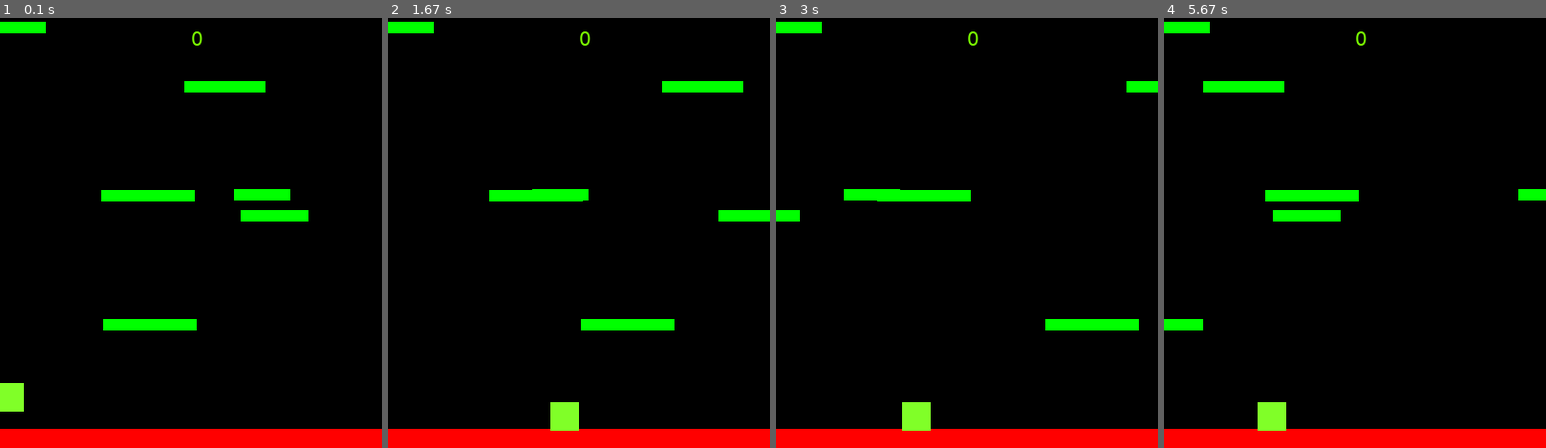
Above: before the commit, frames 1-4 (left to right).
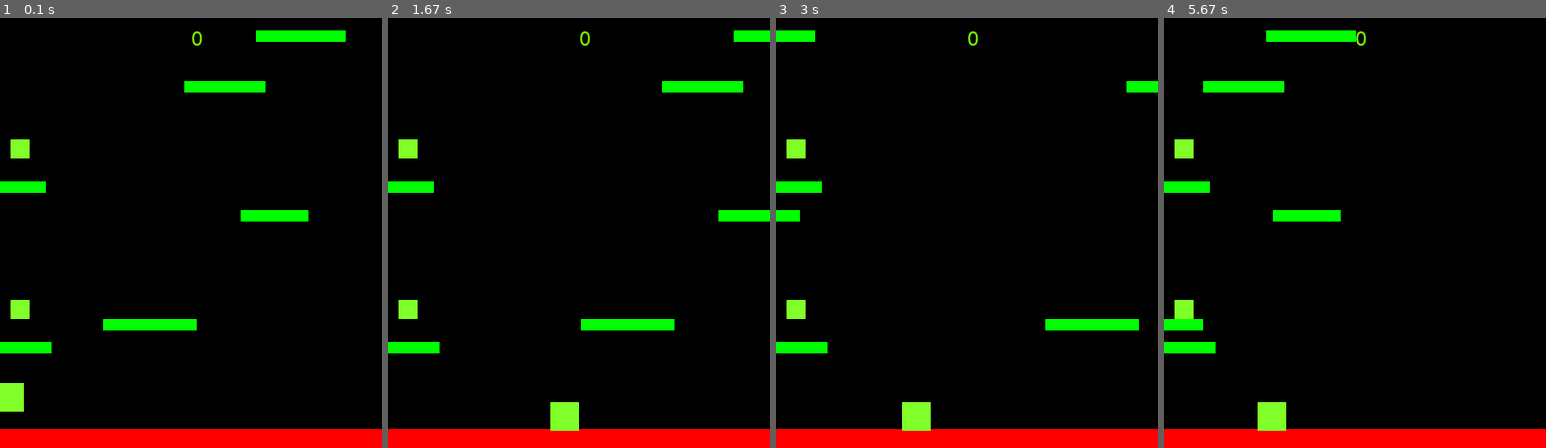
Above: after the commit, the same moments.

Repository: Serio-Programming/Pygame-Tutorials
Game: pygame game, started from CodersLegacy Platformer Tutorial/Platformer_Tutorial.py
Same seed, same stepped clock (60 frames per second), same inputs: the game is played once before the commit and once after it.
Inputs:
- Up to frame 1 (0.1 s): no input
- Up to frame 2 (1.67 s): hold Right 0.33-0.8 s; hold Right 0.83-1.3 s; hold Left from 1.33 s (still down)
- Up to frame 3 (3 s): release Left at 1.87 s; hold Left 1.9-2.3 s; hold Right 2.33-2.97 s
- Up to frame 4 (5.67 s): tap Space at 3 s; hold Left 3.33-3.8 s; hold Right 3.83-4.3 s; hold Right 4.33-4.8 s; hold Left 4.83-5.37 s; hold Left from 5.4 s (still down)

The runs differ from the first frame. In frame 1, 3.1% of the frame differs, in the area x 0-91%, y 0-78%; in frame 2, 2.4%; in frame 3, 2.5%; in frame 4, 2.9%.

Commit message:
Fourth Update Platformer_Tutorial.py
Added coins class and platform method that generates coins that can be collected to increase the player's score. They move with the screen as the platforms do and are generated semi-randomly.

Diff:
--- a/CodersLegacy Platformer Tutorial/Platformer_Tutorial.py
+++ b/CodersLegacy Platformer Tutorial/Platformer_Tutorial.py
@@ -111,6 +111,28 @@
             if self.speed < 0 and self.rect.right < 0:
                 self.rect.left = WIDTH
 
+    def generateCoin(self):
+        if (self.speed == 0):
+            coins.add(Coin((self.rect.centerx, self.rect.centery - 50)))
+
+# Define the coin class
+class Coin(pygame.sprite.Sprite):
+    def __init__(self, pos):
+        super().__init__()
+        #self.surf = pygame.Surface((40, 40)) # Defines a surface
+        #self.surf.fill((70, 90, 255)) # Fills surface with a color
+        #self.rect.topleft = pos
+        #self.rect = self.surf.get_rect()
+        self.surf = pygame.Surface((20, 20)) # Defines a surface
+        self.surf.fill((128, 255, 40)) # Fills surface with a color
+        self.rect = self.surf.get_rect() # Defines starting position of object
+        self.rect.topleft = pos
+
+    def update(self):
+        if self.rect.colliderect(P1.rect):
+            P1.score += 5
+            self.kill()
+
 # Define the function to check if a platform collides with a platform
 def check(platform, groupies):
     if pygame.sprite.spritecollideany(platform, groupies):
@@ -132,8 +154,9 @@
         C = True
         while C:
             p = platform()
-            p.rect.center = (random.randrange(0, WIDTH - width), random.randrange(-40, 0))
+            p.rect.center = (random.randrange(0, WIDTH - width), random.randrange(-5, 0))
             C = check(p, platforms)
+        p.generateCoin()
         platforms.add(p)
         all_sprites.add(p)
 
@@ -159,6 +182,7 @@
 all_sprites.add(P1) # Add the player to the sprite group
 platforms = pygame.sprite.Group() # Create platform group
 platforms.add(PT1) # Add platform to group
+coins = pygame.sprite.Group()
 #platforms.add(p)
 #all_sprites.add(p)
 
@@ -166,7 +190,12 @@
 # This loop runs randomly between 4 and 8 times
 # It generates platforms and adds them to the sprites/platforms group
 for x in range(random.randint(4, 8)):
+    C = True
     pl = platform()
+    while C:
+        pl = platform()
+        C = check(pl, platforms)
+    pl.generateCoin()
     platforms.add(pl)
     all_sprites.add(pl)
 
@@ -200,6 +229,10 @@
             plat.rect.y += abs(P1.vel.y)# Add Player's velocity for all platforms
             if plat.rect.top >= HEIGHT:
                 plat.kill() # Destroy platforms below the screen
+        for coin in coins:
+            coin.rect.y += abs(P1.vel.y)
+            if coin.rect.top >= HEIGHT:
+                coin.kill()
 
     plat_gen() # Generate platforms when there are fewer on the screen
     displaysurface.fill((0, 0, 0)) # Fill the screen with the color black
@@ -214,6 +247,10 @@
     for entity in platforms: # For every platform in the group of platforms
          entity.move() # Move the platform
 
+    for coin in coins:
+        displaysurface.blit(coin.surf, coin.rect)
+        coin.update()
+
     for entity in all_sprites: # For all sprites
         displaysurface.blit(entity.surf, entity.rect) # Blit to surface
 
